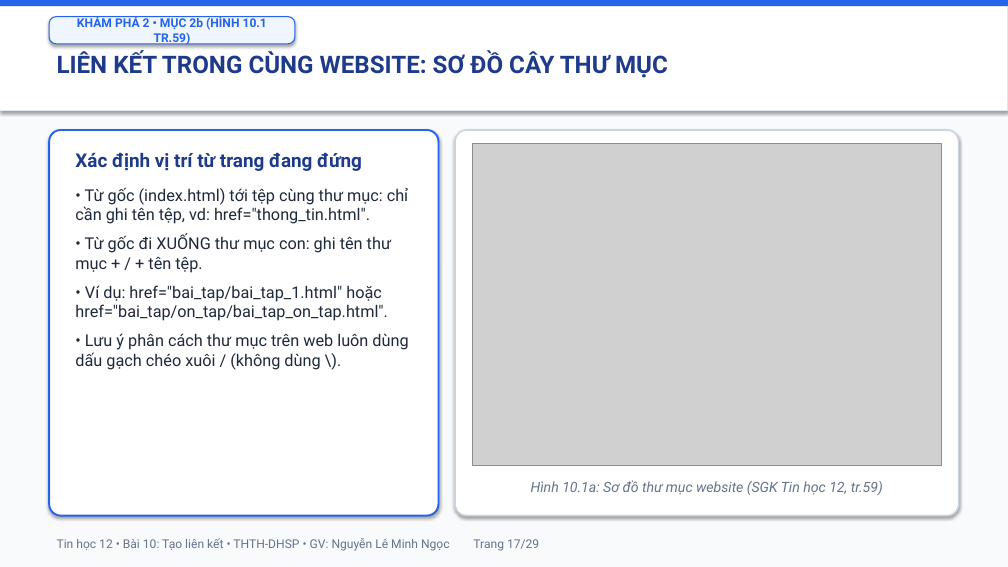
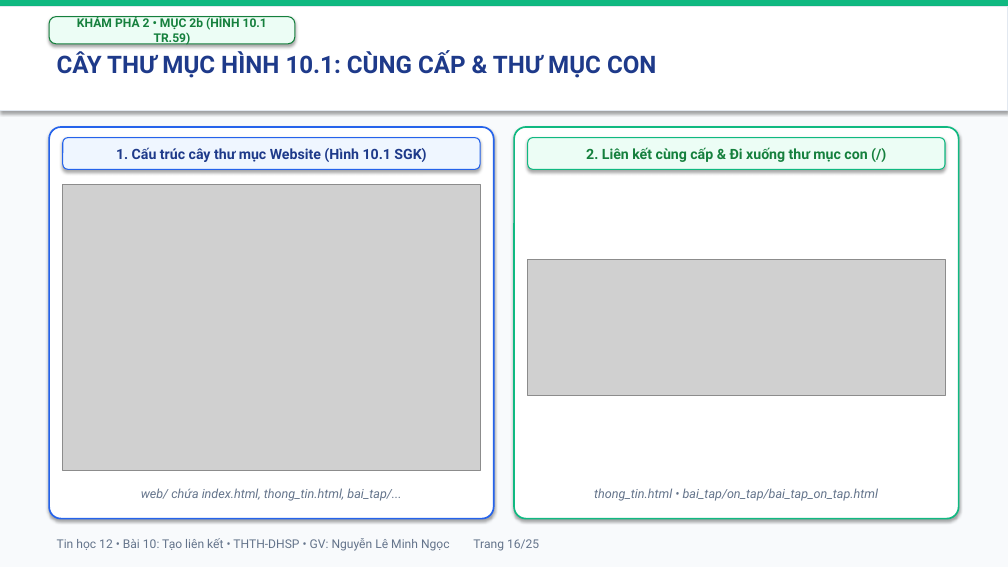
Before and after one commit to mngoc3110/TinHoc, a slide deck: slide 16 of Tin12/Bai10/Bai10_TrinhChieu.pptx (slide 17 before the commit). Drawn at 1008x567 pixels with LibreOffice and Linux fonts; fonts in the diff are those of the drawing; grey boxes stand for pictures. Boxes give left, top, right and bottom in pixels: in the first picture for what was removed or moved away, otherwise in the second. Text is boxed around its words. In the diff, an @@ line names an element or a change of style, - is before the commit and + after.

```diff
--- a/Tin12/Bai10/Bai10_TrinhChieu.pptx
+++ b/Tin12/Bai10/Bai10_TrinhChieu.pptx
@@ rectangle at box(0, 0, 1008, 6): fill #2563EB to #10B981 @@
@@ rounded rectangle "KHÁM PHÁ 2 • MỤC ..." at box(49, 17, 295, 44): text colour #2563EB to #15803D; fill #EFF6FF to #ECFDF5; outline #2563EB 1 pt to #15803D 1 pt @@
@@ text at box(57, 51, 657, 78): text changed @@
-LIÊN KẾT TRONG CÙNG WEBSITE: SƠ ĐỒ CÂY THƯ MỤC
+CÂY THƯ MỤC HÌNH 10.1: CÙNG CẤP & THƯ MỤC CON
@@ rounded rectangle: place and size @@
-rounded rectangle at box(49, 130, 439, 516)
+rounded rectangle at box(49, 127, 494, 519)
@@ rounded rectangle at box(49, 127, 494, 519): outline #2563EB 1.8 pt to #2563EB 1.6 pt @@
@@ rounded rectangle added at box(63, 138, 480, 169), fill #EFF6FF, outline #2563EB 1 pt, 13.5 pt, text #1E3A8A, bold @@
+1. Cấu trúc cây thư mục Website (Hình 10.1 SGK)
@@ rounded rectangle: place and size @@
-rounded rectangle at box(455, 130, 959, 516)
+rounded rectangle at box(514, 127, 959, 519)
@@ rounded rectangle at box(514, 127, 959, 519): outline #CBD5E1 1.5 pt to #10B981 1.6 pt @@
@@ rounded rectangle added at box(528, 138, 945, 169), fill #ECFDF5, outline #10B981 1 pt, 13.5 pt, text #15803D, bold @@
+2. Liên kết cùng cấp & Đi xuống thư mục con (/)
@@ text removed at box(75, 153, 408, 370) @@
-Xác định vị trí từ trang đang đứng
-• Từ gốc (index.html) tới tệp cùng thư mục: chỉ cần ghi tên tệp, vd: href="thong_tin.html".
-• Từ gốc đi XUỐNG thư mục con: ghi tên thư mục + / + tên tệp.
-• Ví dụ: href="bai_tap/bai_tap_1.html" hoặc href="bai_tap/on_tap/bai_tap_on_tap.html".
-• Lưu ý phân cách thư mục trên web luôn dùng dấu gạch chéo xuôi / (không dùng \).
@@ picture: place and size @@
-picture at box(473, 144, 942, 465)
+picture at box(63, 185, 480, 470)
@@ picture added at box(528, 259, 945, 395) @@
@@ text added at box(141, 488, 401, 501), 12 pt, text #64748B, italic @@
+web/ chứa index.html, thong_tin.html, bai_tap/...
@@ text removed at box(531, 480, 883, 495) @@
-Hình 10.1a: Sơ đồ thư mục website (SGK Tin học 12, tr.59)
@@ text added at box(594, 488, 878, 501), 12 pt, text #64748B, italic @@
+thong_tin.html • bai_tap/on_tap/bai_tap_on_tap.html
@@ text at box(57, 538, 539, 551): text changed @@
-Tin học 12 • Bài 10: Tạo liên kết • THTH-DHSP • GV: Nguyễn Lê Minh Ngọc Trang 17/29
+Tin học 12 • Bài 10: Tạo liên kết • THTH-DHSP • GV: Nguyễn Lê Minh Ngọc Trang 16/25
```
Also in this commit, not shown: 20 other slides changed, 4 slides added, 8 slides removed, 23 other files.
